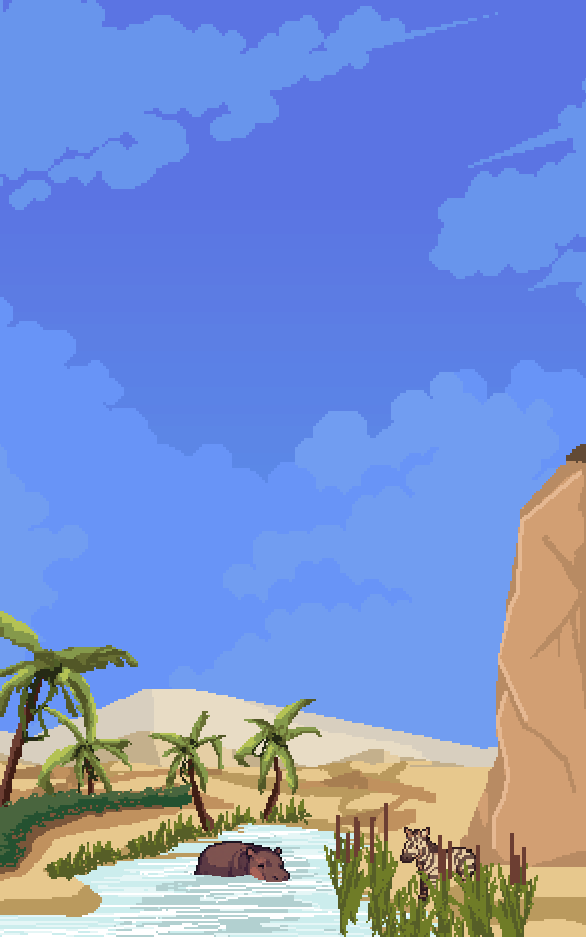
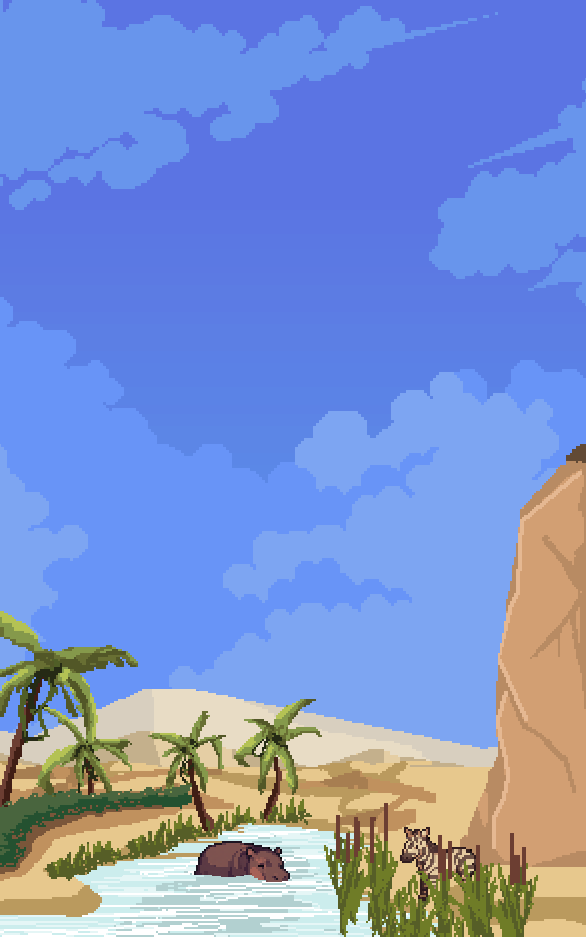
Layered file, before and after one edit (586 × 937). Changes by layer:
painted on "3.png #1" over 0, 372, 559, 749